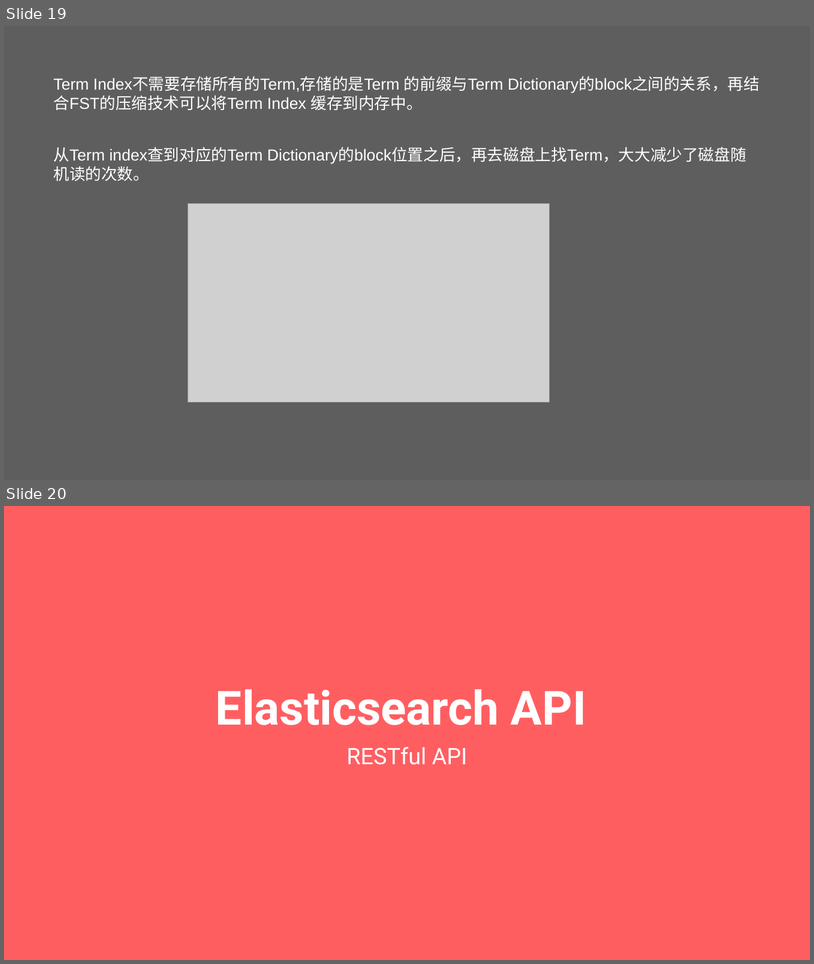
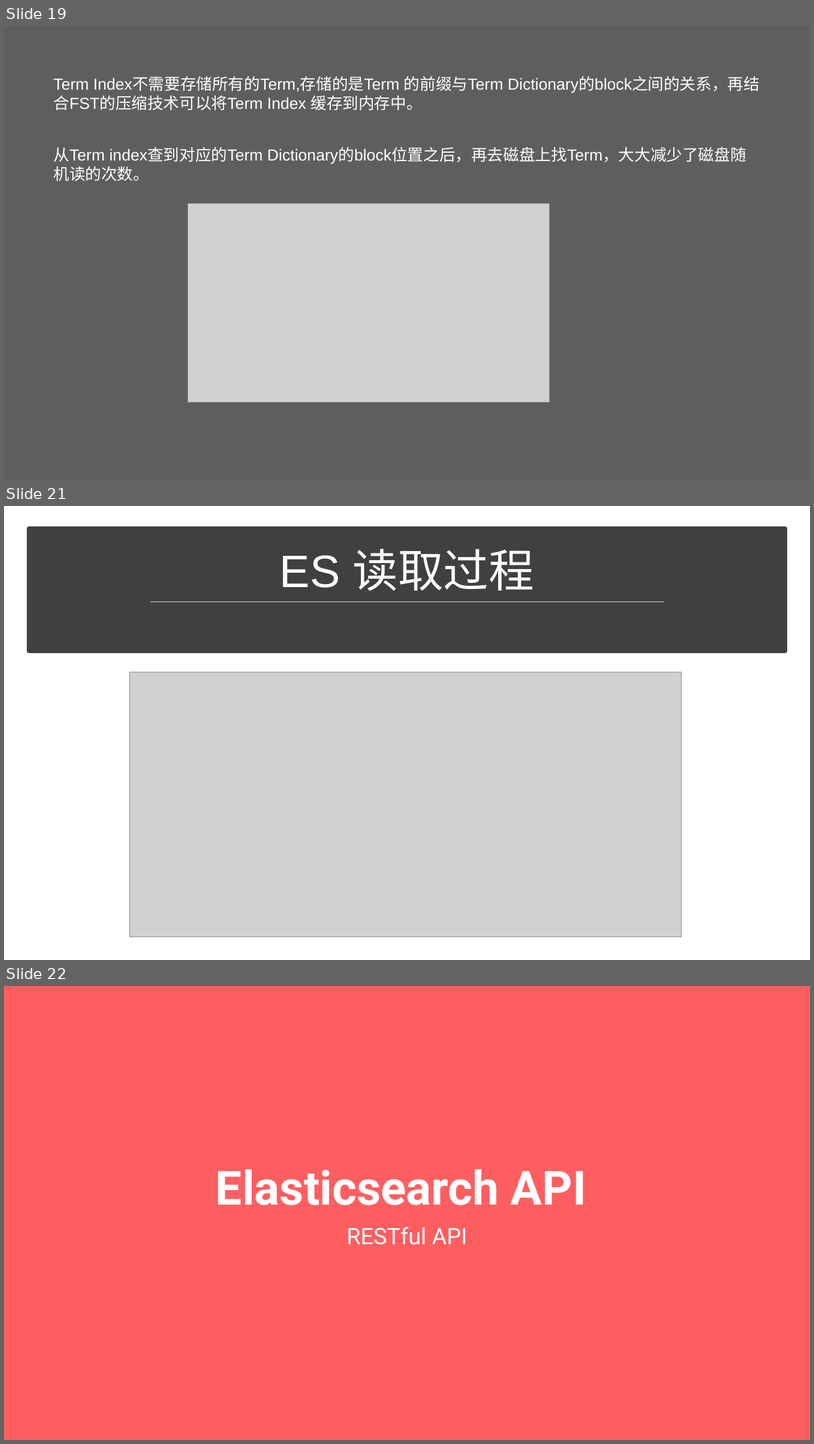
Before and after one commit to Uchida-Hideto/Elasticsearch, a slide deck: elasticsearch.pptx. Shown one above the other, each under a label of ours: slides 19 and 20 before the commit, slides 19, 21 and 22 after it; the slides between them are not shown. The pictures are 814x964 and 814x1444 pixels, drawn with LibreOffice and Linux fonts; fonts in the diff are those of the drawing; grey boxes stand for pictures. Boxes give left, top, right and bottom in pixels: in the first picture for what was removed or moved away, otherwise in the second. Text is boxed around its words. In the diff, an @@ line names an element or a change of style, - is before the commit and + after.

```diff
--- a/elasticsearch.pptx
+++ b/elasticsearch.pptx
@@ slide 21 added at (4, 506, 810, 960), background #FFFFFF @@
@@ rectangle added at (29, 529, 786, 651), fill #404040, outline #404040 10 pt @@
@@ title added at (280, 549, 534, 591), 108 pt, text #FFFFFF @@
+ES 读取过程
@@ line added from (150, 602) to (664, 602), #D9D9D9 1.75 pt @@
@@ picture added at (129, 672, 681, 936) @@
@@ what was slide 20 is now slide 22 @@
```
Also in this commit, not shown: 1 slide changed, 1 other slide added.
